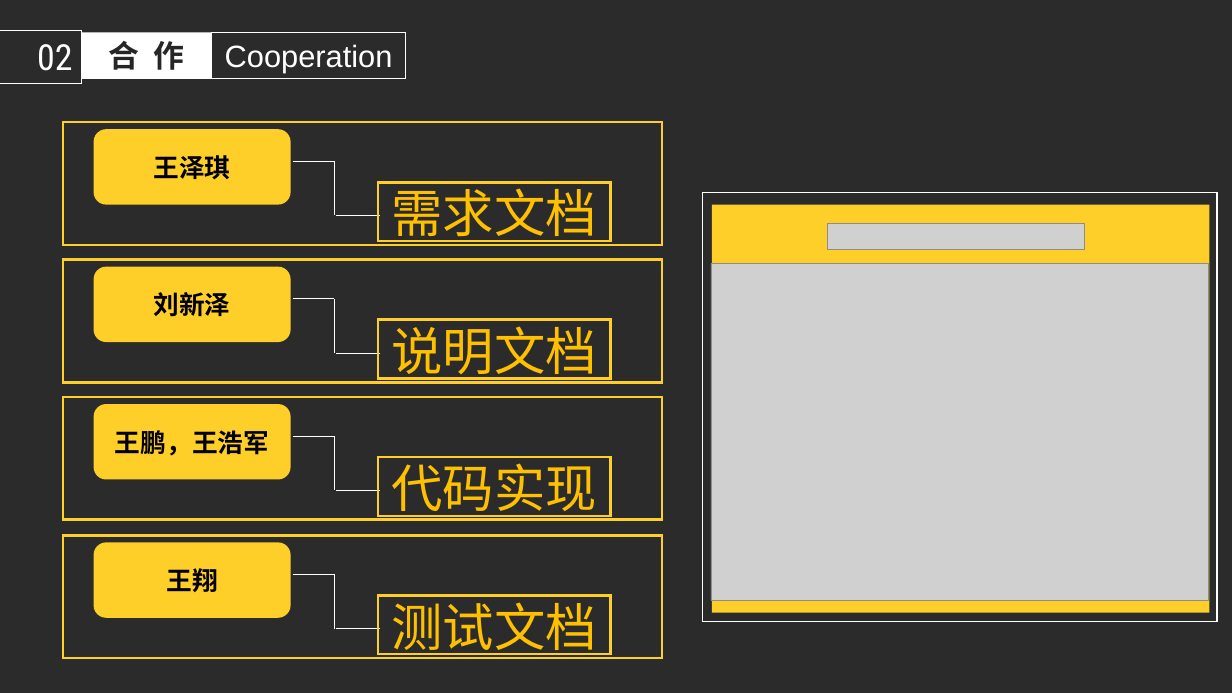
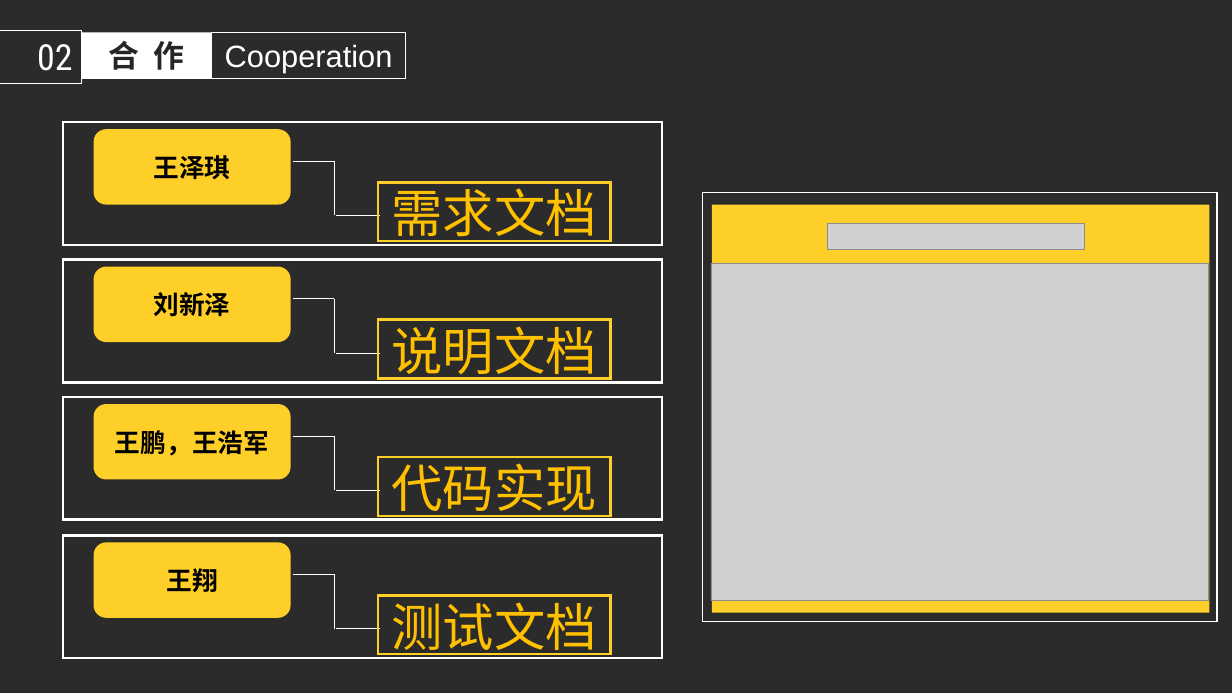
Before and after one commit to 1004032560/FourKings, a slide deck: slide 7 of 飞机大战项目/飞机大战.pptx. Drawn at 1232x693 pixels with LibreOffice and Linux fonts; fonts in the diff are those of the drawing; grey boxes stand for pictures; background and template pictures are left out; a plain dark background stands for a picture behind light text. Boxes give left, top, right and bottom in pixels: in the first picture for what was removed or moved away, otherwise in the second. Text is boxed around its words. In the diff, an @@ line names an element or a change of style, - is before the commit and + after.

```diff
--- a/飞机大战项目/飞机大战.pptx
+++ b/飞机大战项目/飞机大战.pptx
@@ outline #FFCF29 2 pt to #FFFFFF 2 pt in 4 elements at <box>63,122,662,245</box>, <box>63,260,662,383</box>, <box>63,397,662,520</box>, <box>63,535,662,658</box> @@
```
Also in this commit, not shown: 3 other slides changed, 2 slides added, 2 slides removed.
